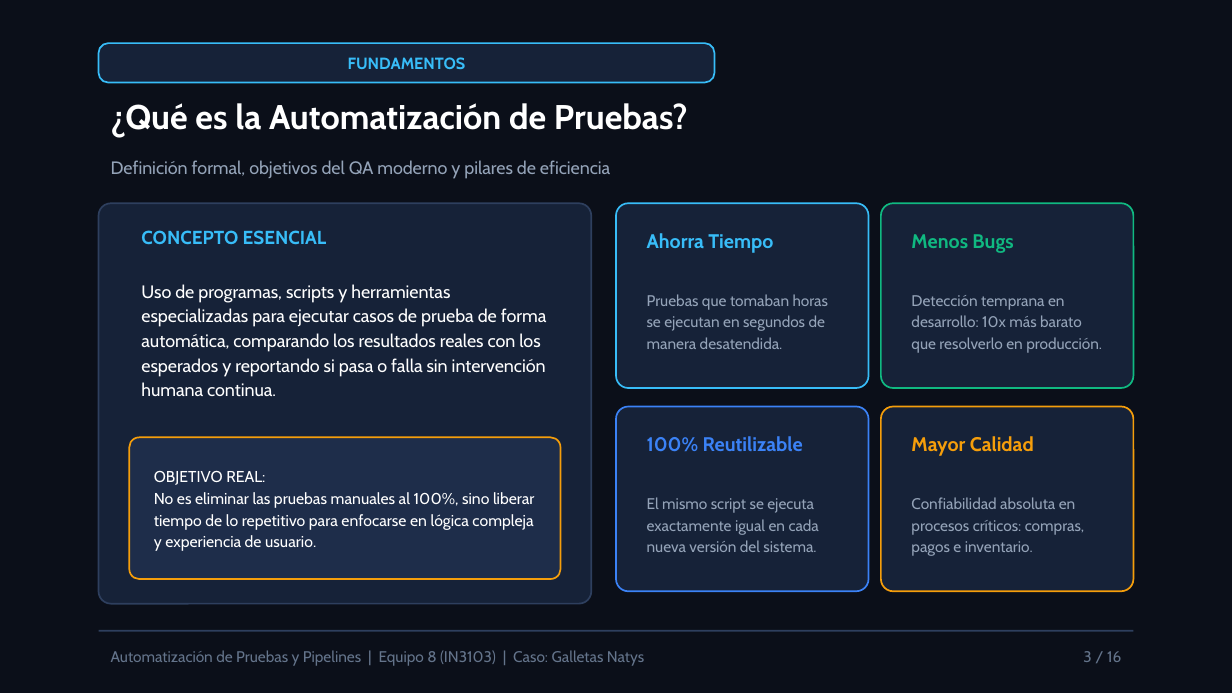
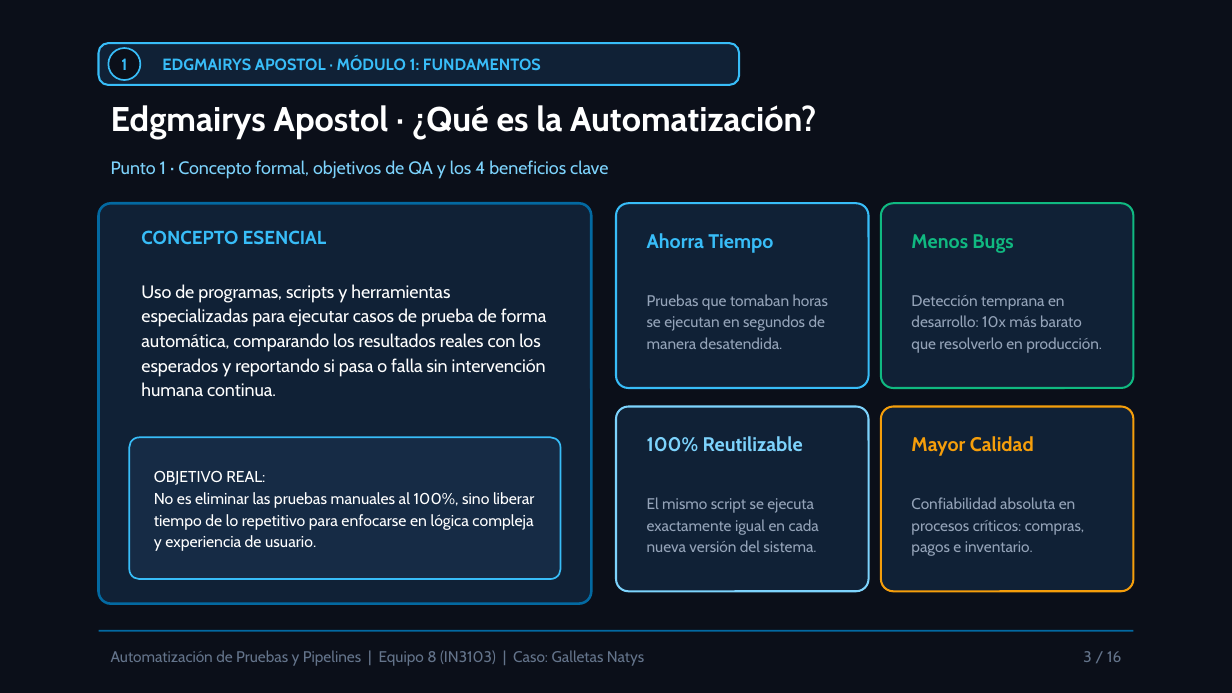
Before and after one commit to Elias0902/natys-landing-exposicion, a slide deck: slide 3 of public/docs/diapositivas-equipo8.pptx. Drawn at 1232x693 pixels with LibreOffice and Linux fonts; fonts in the diff are those of the drawing. Boxes give left, top, right and bottom in pixels: in the first picture for what was removed or moved away, otherwise in the second. Text is boxed around its words. In the diff, an @@ line names an element or a change of style, - is before the commit and + after.

```diff
--- a/public/docs/diapositivas-equipo8.pptx
+++ b/public/docs/diapositivas-equipo8.pptx
@@ rounded rectangle: place and size @@
-rounded rectangle at (99, 43, 715, 83)
+rounded rectangle at (99, 43, 739, 85)
@@ rounded rectangle at (99, 43, 739, 85): fill #162238 to #102136; outline #38BDF8 1 pt to #38BDF8 1.2 pt; proportions changed @@
@@ ellipse added at (108, 48, 140, 80), fill #0B0F19, outline #38BDF8 1 pt @@
@@ text added at (121, 58, 127, 70), 9.5 pt, text #38BDF8, bold @@
+1
@@ text at (162, 58, 541, 70): text changed @@
-FUNDAMENTOS
+EDGMAIRYS APOSTOL · MÓDULO 1: FUNDAMENTOS
@@ text at (111, 105, 816, 139): text changed @@
-¿Qué es la Automatización de Pruebas?
+Edgmairys Apostol · ¿Qué es la Automatización?
@@ text at (111, 160, 608, 179): text changed; text colour #94A3B8 to #7DD3FC @@
-Definición formal, objetivos del QA moderno y pilares de eficiencia
+Punto 1 · Concepto formal, objetivos de QA y los 4 beneficios clave
@@ rounded rectangle at (99, 203, 591, 604): fill #162238 to #102136; outline #2E3F5E 1 pt to #0369A1 1.5 pt @@
@@ rounded rectangle at (616, 407, 869, 591): fill #162238 to #102136; outline #3B82F6 1 pt to #7DD3FC 1.2 pt @@
@@ rounded rectangle at (129, 437, 561, 579): fill #1E2D4A to #162B45; outline #F59E0B 1 pt to #38BDF8 1 pt @@
@@ text "100% Reutilizable" at (647, 436, 803, 452): text colour #3B82F6 to #7DD3FC @@
@@ line (99, 631) - (1133, 631): stroke #2E3F5E 1 pt to #0369A1 1 pt @@
```
Also in this commit, not shown: 15 other slides changed, 8 other files.
